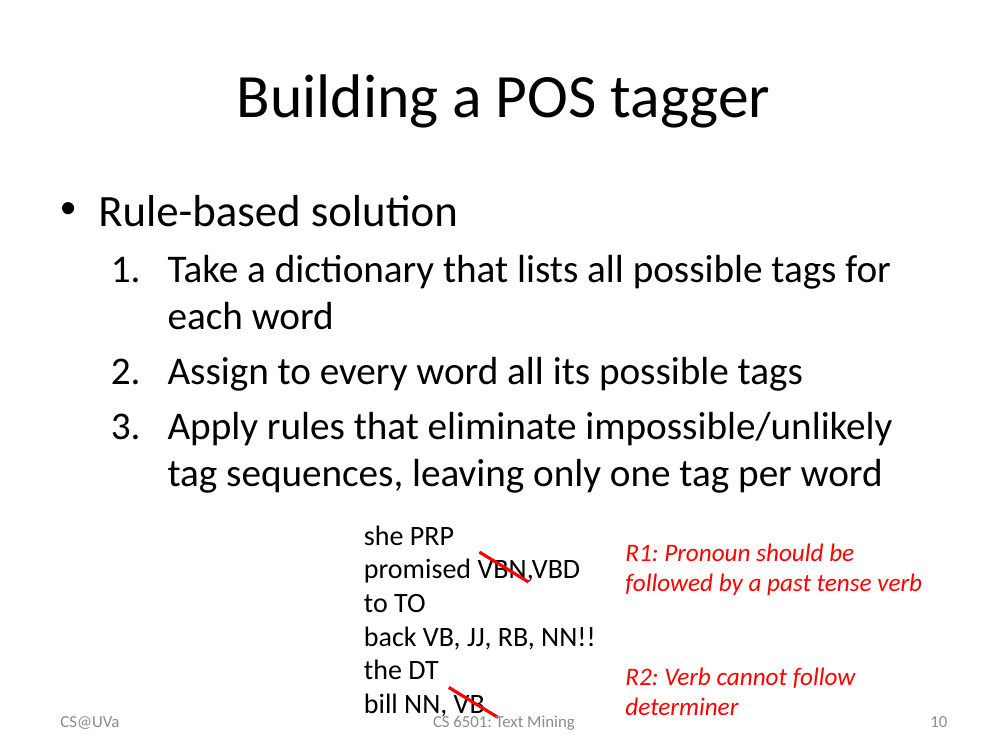
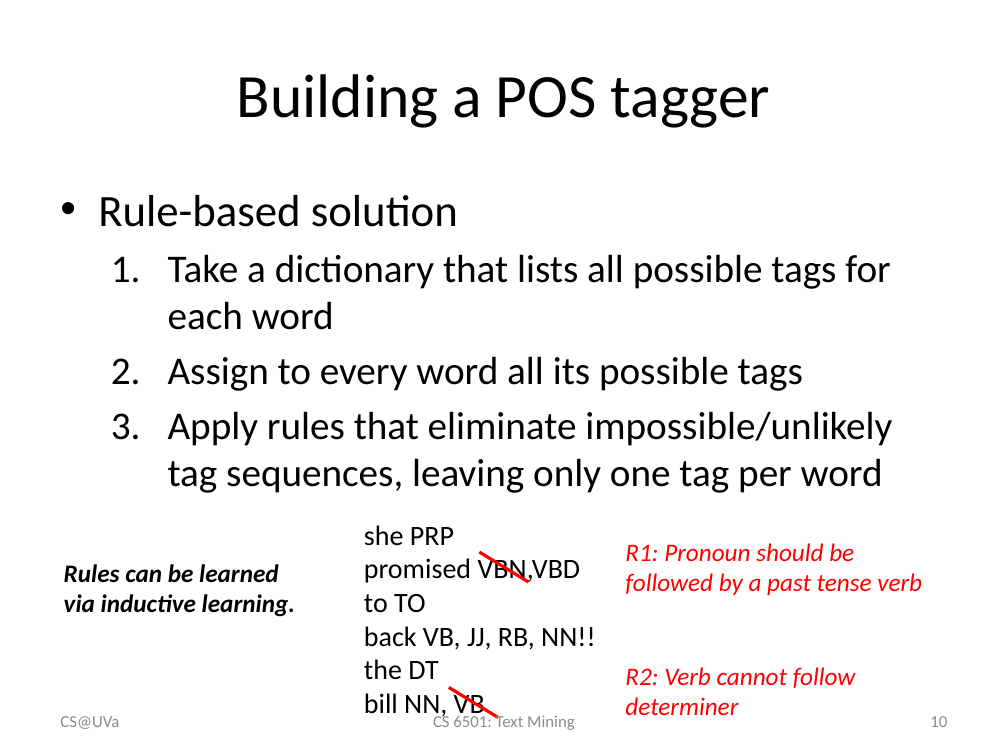
Before and after one commit to wang296/CS6501-Text-Mining, a slide deck: slide 10 of docs/POSTagging-SequenceLabeling.pptx. Drawn at 1008x756 pixels with LibreOffice and Linux fonts; fonts in the diff are those of the drawing. Boxes give left, top, right and bottom in pixels: in the first picture for what was removed or moved away, otherwise in the second. Text is boxed around its words. In the diff, an @@ line names an element or a change of style, - is before the commit and + after.

```diff
--- a/docs/POSTagging-SequenceLabeling.pptx
+++ b/docs/POSTagging-SequenceLabeling.pptx
@@ text added at (64,564,295,617), 18 pt, text #000000, bold, italic @@
+Rules can be learned via inductive learning.
```
Also in this commit, not shown: 7 other slides changed, 1 slide added, 4 other files.
